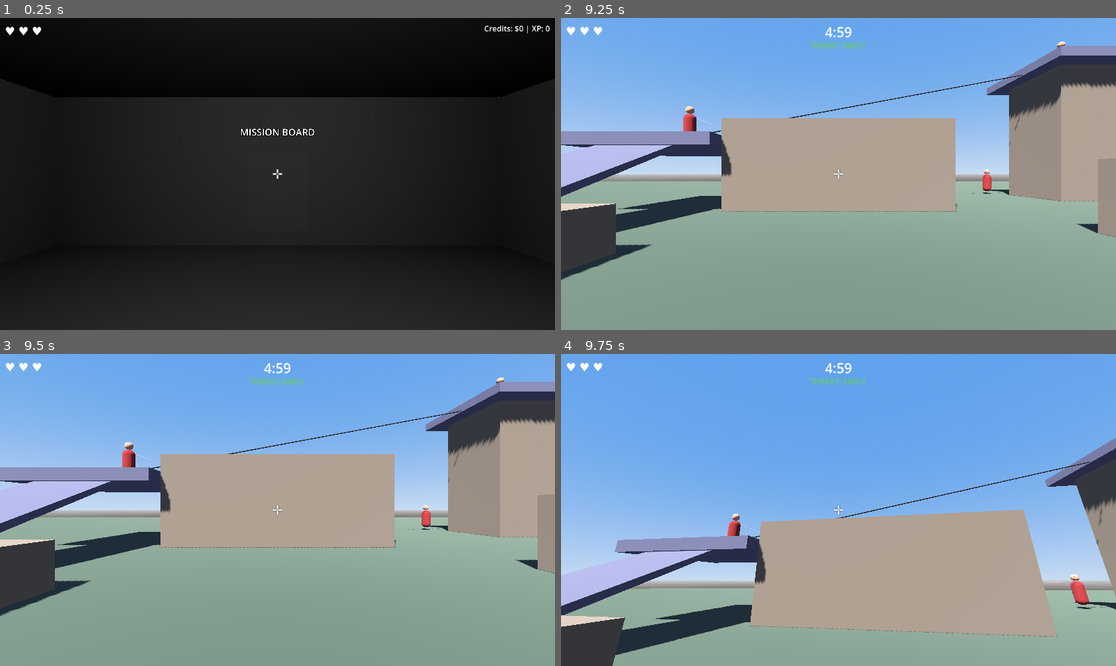
Above: before the commit, frames 1-4 (two rows, left to right).
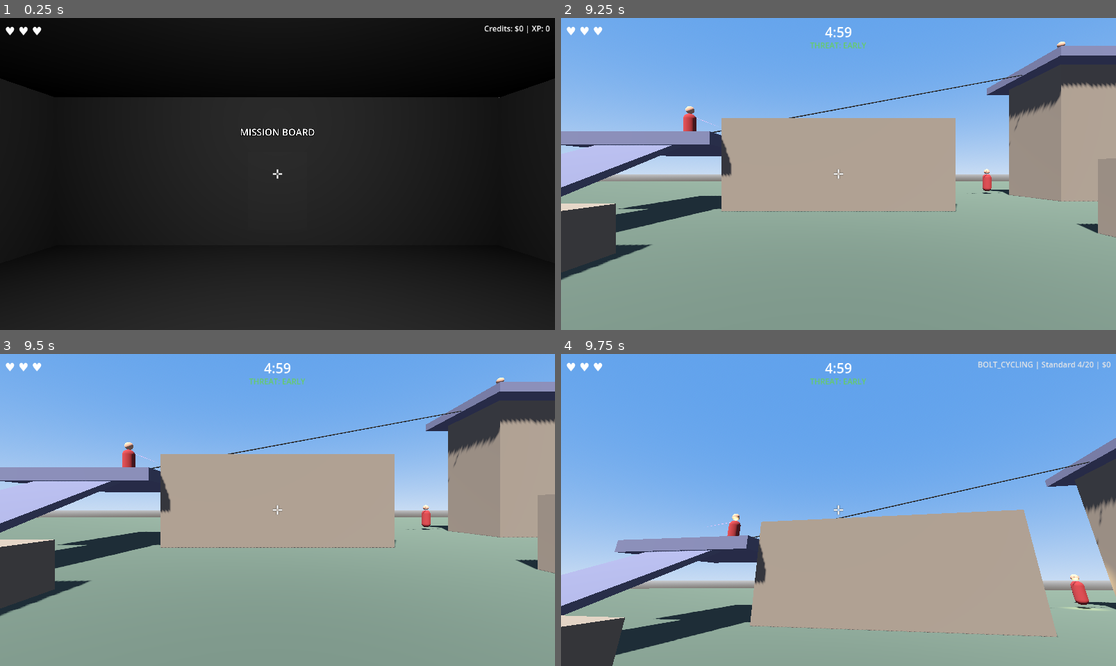
Above: after the commit, the same moments.

Repository: artemiiShabanov/UntitledSniperGame
Game: Godot game, scene res://scenes/hub/hub.tscn
The game is run twice, just before and just after one commit, with the same random seed, the same clock (stepped at 60 frames per second) and the same inputs.
Inputs (mouse positions are in pixels of both pictures, inside the frame that each line leads up to):
- Up to frame 1 (0.25 s): no input
- Up to frame 2 (9.25 s): tap Enter at 0.5, 2.75, 4.25 s; move the mouse to (832, 180) at 0.52 s; hold W (move_forward) 0.53-2.78 s; tap 1 (ammo_1) at 0.6 s; tap Space (jump) at 0.77, 1.52, 2, 3.02, 3.5, 3.77, 4.52, 5, 6.02, 6.77, 7.52 s; move the mouse to (877, 177) at 1.27 s; tap 2 (ammo_2) at 1.35 s; move the mouse to (794, 170) at 2.02 s; tap 3 (ammo_3) at 2.1 s; move the mouse to (844, 174) at 2.77 s; hold A (move_left) 2.78-3.53 s; tap 4 (ammo_4) at 2.85 s; move the mouse to (816, 167) at 3.52 s; hold W (move_forward) 3.53-5.78 s; tap 5 (ammo_5) at 3.6 s; tap R (reload) at 4.15 s; move the mouse to (866, 174) at 4.27 s; tap Mouse wheel up (ammo_next) at 4.35 s; move the mouse to (810, 174) at 5.02 s; tap Mouse wheel down (ammo_prev) at 5.1 s; move the mouse to (849, 167) at 5.77 s; hold D (move_right) 5.78-6.53 s; tap Ctrl (crouch) at 5.85 s; move the mouse to (832, 180) at 6.52 s; hold W (move_forward) 6.53-8 s; tap F (inspect) at 6.6 s; move the mouse to (877, 177) at 7.27 s; tap E (interact) at 7.35 s; click "Dev Test — FREE" at 8 s; click "DEPLOY" at 8.75 s
- Up to frame 3 (9.5 s): no input
- Up to frame 4 (9.75 s): move the mouse to (794, 506) at 9.52 s; press the mouse at (794, 506) at 9.53 s; hold W (move_forward) from 9.53 s (still down)

Frames 1-3 are identical in both runs. In frame 4, 0.4% of the frame differs, in the area x 26-100%, y 2-83%.

Commit message:
Fix: auto-load first magazine and update HUD on run start
- Call ammo.do_reload() in weapon _ready() so magazine starts loaded
- Emit state_changed at end of _ready() so HUD displays from frame 1

Co-Authored-By: Claude Opus 4.6 <noreply@anthropic.com>

Diff:
--- a/scripts/player/weapon.gd
+++ b/scripts/player/weapon.gd
@@ -94,6 +94,10 @@
 		ammo_type_changed.emit(t)
 		state_changed.emit(state)  # Update HUD
 	)
+	# Auto-load first magazine so player starts with ammo ready
+	ammo.do_reload()
+	# Emit initial state so HUD displays correctly from frame 1
+	state_changed.emit(state)
 
 
 func _process(delta: float) -> void:
